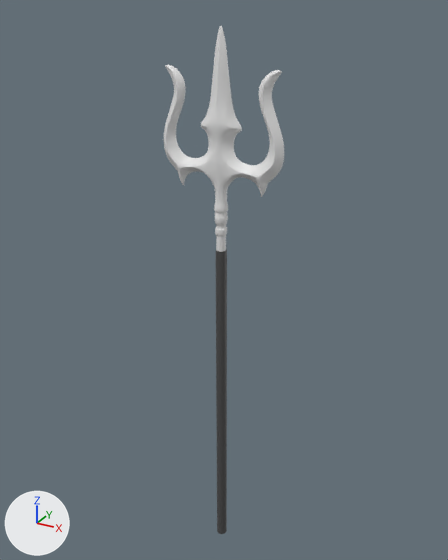
The FBX model Assets/model/tool/Tool.fbx: old version first, new version second.
One viewpoint serves both versions: a camera (50 mm lens) standing at (0.751, -1.35, 1.577) and looking at (-0.016, 0.043, 0.88). Every picture has the same lights, and +X, +Y and +Z are marked at lower left. Vertices at the same position are counted once.

The older version as bpy lines, for what is in view:
```python
me_beziercurve_002 = bpy.data.meshes.new('BezierCurve.002')
me_beziercurve_002.from_pydata(...)  # 4401 vertices, 8730 faces; spans x -0.17..0.17, y -0.03..0.03, z 0.0..1.54
# faces by material slot: [769, 7961]
me_beziercurve_002.materials.append(mat_material1)  # dark grey #4b4b4b
me_beziercurve_002.materials.append(mat_material1_001)  # white #e7e7e7
ob_trident___shiv_trishul = bpy.data.objects.new('Trident - Shiv Trishul', me_beziercurve_002)
ob_trident___shiv_trishul.location = (0.0, 0.0, 0.0)
```
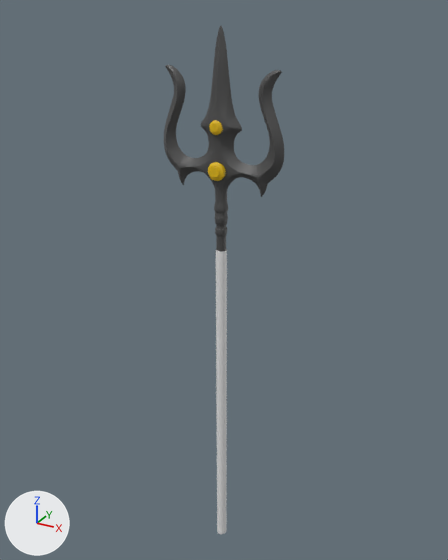
Where the newer file only moved an object's origin or applied its transform, the numbers keep the older frame.

Location of each change, [x1, y1, x2, y2] in pixels of the pictures (448 x 560 px):
part 1 of me_beziercurve_002, added
    after: [209, 120, 223, 135]
part 2 of me_beziercurve_002, added
    after: [208, 162, 226, 181]
part 3 of me_beziercurve_002, recoloured
    both: [216, 249, 227, 534]
part 4 of me_beziercurve_002, recoloured
    both: [164, 26, 284, 252]

The edits, one by one:
Material 'Material1.002' (mat_material1_002) is new.
Its base color is (0.8, 0.507, 0.0) (yellow #e7bd00).
me_beziercurve_002 is used by ob_trident___shiv_trishul; location (0.0, 0.0, 0.0).
me_beziercurve_002 had 4401 vertices, 8730 faces and spanned x -0.17..0.17, y -0.03..0.03, z 0.0..1.54.
me_beziercurve_002 now has 4898 vertices, 9163 faces and spans x -0.17..0.17, y -0.03..0.03, z 0.0..1.54.
me_beziercurve_002 part 1: a new loose piece of 256 vertices spanning x -0.02..0.02, y -0.03..-0.02, z 1.29..1.33, in mat_material1_002 (yellow #e7bd00).
me_beziercurve_002 part 2: a new loose piece of 256 vertices spanning x -0.02..0.02, y -0.03..-0.01, z 1.18..1.23, in mat_material1_002 (yellow #e7bd00).
me_beziercurve_002 part 3: 392 faces spanning x -0.02..0.02, y -0.02..0.02, z 0.0..0.99 switch from mat_material1 (dark grey #4b4b4b) to mat_material1_001 (white #e7e7e7).
me_beziercurve_002 part 4: 7961 faces spanning x -0.17..0.17, y -0.03..0.03, z 0.99..1.54 switch from mat_material1_001 (white #e7e7e7) to mat_material1 (dark grey #4b4b4b).
me_beziercurve_002 now uses material mat_material1_002 (yellow #e7bd00).
